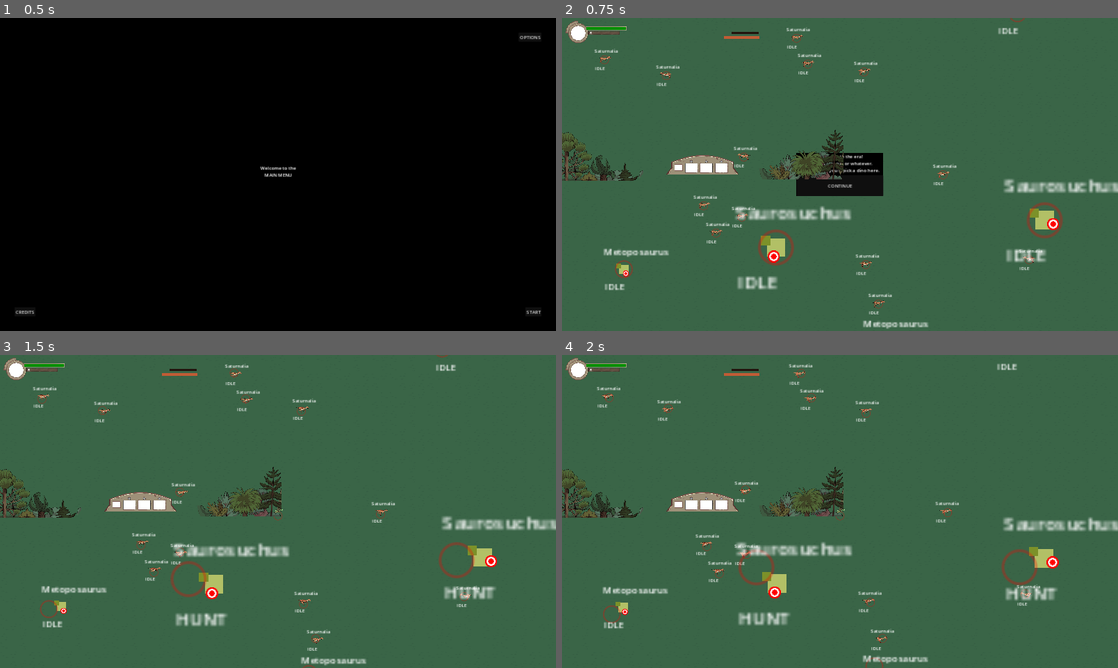
Above: before the commit, frames 1-4 (two rows, left to right).
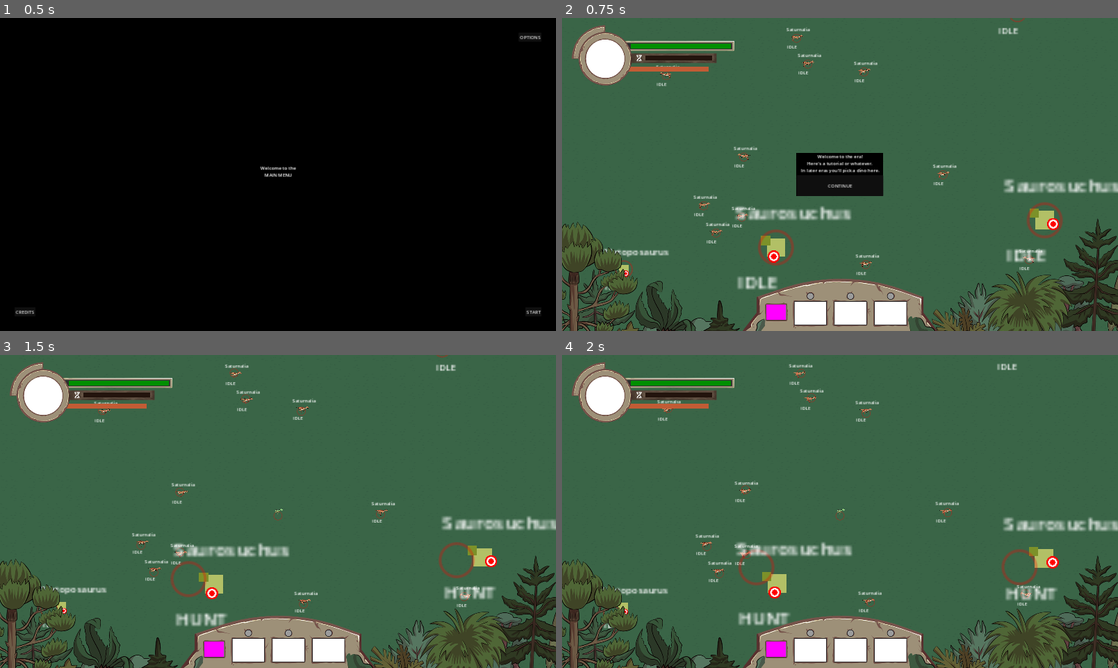
Above: after the commit, the same moments.

Repository: Enneagon/GodotGameJam2024
Game: Godot game, scene res://Scenes/main_menu.tscn
The game is run twice, just before and just after one commit, with the same random seed, the same clock (stepped at 60 frames per second) and the same inputs.
Inputs:
- Up to frame 1 (0.5 s): no input
- Up to frame 2 (0.75 s): click "START" at 0.5 s
- Up to frame 3 (1.5 s): click "CONTINUE" at 1.25 s
- Up to frame 4 (2 s): no input

Frame 1 is identical in both runs. In frame 2, 17% of the frame differs, in the area x 0-100%, y 0-100%; in frame 3, 16%; in frame 4, 16%.

Commit message:
UI rework

Diff:
--- a/Scenes/gameplay_interface.tscn
+++ b/Scenes/gameplay_interface.tscn
@@ -1,16 +1,22 @@
-[gd_scene load_steps=10 format=3 uid="uid://c0605gi3euibn"]
+[gd_scene load_steps=12 format=3 uid="uid://c0605gi3euibn"]
 
 [ext_resource type="Script" path="res://Scripts/level_interface.gd" id="1_3dpav"]
+[ext_resource type="Texture2D" uid="uid://d1yvts1td1iiv" path="res://Assets/Visuals/UI/Character_1920x1080.png" id="2_mmjxa"]
 [ext_resource type="Texture2D" uid="uid://ct5w5orw622j6" path="res://Assets/Visuals/Misc/ProgressBar.png" id="2_ugt13"]
 [ext_resource type="Texture2D" uid="uid://dn6a7phkrtcaf" path="res://Assets/Visuals/Misc/PlaceholderChoiceButton.png" id="3_88uvg"]
-[ext_resource type="Texture2D" uid="uid://cowdel0dx55xg" path="res://Assets/Visuals/UI/Character.png" id="4_xsw4p"]
-[ext_resource type="Texture2D" uid="uid://bh6w32ngn76cc" path="res://Assets/Visuals/UI/Skills.png" id="6_87t1k"]
-[ext_resource type="Texture2D" uid="uid://cjw2hk1cyogn2" path="res://Assets/Visuals/UI/Trees_Right.png" id="7_ya5ee"]
-[ext_resource type="Texture2D" uid="uid://cwf8akdnsr175" path="res://Assets/Visuals/UI/Trees_Left.png" id="8_dljnb"]
+[ext_resource type="Texture2D" uid="uid://cq8226gfgnb04" path="res://Assets/Visuals/UI/Skills_1920x1080.png" id="4_0cy1g"]
+[ext_resource type="Texture2D" uid="uid://cofcqhtvy8lrn" path="res://Assets/Visuals/UI/Trees_Left_SmallerResolution.png" id="6_7x43v"]
+[ext_resource type="Texture2D" uid="uid://dqgw4b2jbjg17" path="res://Assets/Visuals/UI/Trees_Right_SmallerResolution.png" id="7_sdvou"]
 
 [sub_resource type="ImageTexture" id="ImageTexture_4vjo2"]
 
 [sub_resource type="ImageTexture" id="ImageTexture_edcf1"]
+
+[sub_resource type="PlaceholderTexture2D" id="PlaceholderTexture2D_5jhpn"]
+size = Vector2(68, 52)
+
+[sub_resource type="PlaceholderTexture2D" id="PlaceholderTexture2D_jel0y"]
+size = Vector2(68, 52)
 
 [node name="GameplayInterface" type="Control"]
 process_mode = 3
@@ -22,17 +28,20 @@
 grow_vertical = 2
 script = ExtResource("1_3dpav")
 
-[node name="SprintEnergy" type="TextureProgressBar" parent="."]
-layout_mode = 1
-anchors_preset = 5
-anchor_left = 0.5
-anchor_right = 0.5
-offset_left = -400.0
-offset_top = 62.0
-offset_right = -272.0
-offset_bottom = 78.0
-grow_horizontal = 2
-scale = Vector2(0.940716, 0.573331)
+[node name="Character" type="TextureRect" parent="."]
+layout_mode = 0
+offset_right = 1920.0
+offset_bottom = 1080.0
+texture = ExtResource("2_mmjxa")
+
+[node name="SprintEnergy" type="TextureProgressBar" parent="Character"]
+show_behind_parent = true
+layout_mode = 0
+offset_left = 226.0
+offset_top = 168.0
+offset_right = 354.0
+offset_bottom = 184.0
+scale = Vector2(2.2, 1.1)
 max_value = 5.0
 step = 0.1
 texture_under = ExtResource("2_ugt13")
@@ -42,18 +51,13 @@
 tint_over = Color(1, 0.824116, 0.380887, 1)
 tint_progress = Color(0.757813, 0.362059, 0.207183, 1)
 
-[node name="Character" type="Sprite2D" parent="."]
-position = Vector2(360, 202)
-scale = Vector2(0.18, 0.18)
-texture = ExtResource("4_xsw4p")
-
-[node name="HPBar" type="TextureProgressBar" parent="."]
-layout_mode = 1
-offset_left = 85.0
-offset_top = 32.0
-offset_right = 213.0
-offset_bottom = 48.0
-scale = Vector2(1.0528, 0.485517)
+[node name="HPBar" type="TextureProgressBar" parent="Character"]
+layout_mode = 0
+offset_left = 237.0
+offset_top = 88.0
+offset_right = 365.0
+offset_bottom = 104.0
+scale = Vector2(2.7, 1.1)
 max_value = 3.0
 step = 0.1
 value = 3.0
@@ -64,17 +68,17 @@
 tint_over = Color(0, 1, 0, 1)
 tint_progress = Color(0, 0.56, 0, 1)
 
-[node name="HungerBar" type="TextureProgressBar" parent="."]
+[node name="HungerBar" type="TextureProgressBar" parent="Character"]
 layout_mode = 1
 anchors_preset = 5
 anchor_left = 0.5
 anchor_right = 0.5
-offset_left = -375.0
-offset_top = 47.0
-offset_right = -247.0
-offset_bottom = 63.0
-grow_horizontal = 2
-scale = Vector2(0.728842, 0.564827)
+offset_left = -673.0
+offset_top = 130.0
+offset_right = -545.0
+offset_bottom = 146.0
+grow_horizontal = 2
+scale = Vector2(1.8, 1.1)
 max_value = 5.0
 step = 0.1
 texture_under = ExtResource("2_ugt13")
@@ -84,6 +88,35 @@
 tint_over = Color(1, 0.769606, 0.460428, 1)
 tint_progress = Color(0.757813, 0.362059, 0.207183, 1)
 
+[node name="Skills" type="TextureRect" parent="."]
+layout_mode = 0
+offset_right = 40.0
+offset_bottom = 40.0
+texture = ExtResource("4_0cy1g")
+
+[node name="BiteDisplay" type="TextureProgressBar" parent="Skills"]
+layout_mode = 1
+anchors_preset = 7
+anchor_left = 0.5
+anchor_top = 1.0
+anchor_right = 0.5
+anchor_bottom = 1.0
+offset_left = -254.0
+offset_top = -91.0
+offset_right = -186.0
+offset_bottom = -39.0
+grow_horizontal = 2
+grow_vertical = 0
+max_value = 1.0
+step = 0.01
+fill_mode = 5
+texture_under = SubResource("PlaceholderTexture2D_5jhpn")
+texture_progress = SubResource("PlaceholderTexture2D_jel0y")
+tint_progress = Color(0, 0, 0, 0.588235)
+
+[node name="BiteTimer" type="Timer" parent="Skills"]
+one_shot = true
+
 [node name="RoundStartPopup1" type="Control" parent="."]
 visible = false
 layout_mode = 1
@@ -428,20 +461,13 @@
 size_flags_vertical = 3
 text = "CONTINUE"
 
-[node name="Skills" type="Sprite2D" parent="."]
-position = Vector2(485, 338)
-scale = Vector2(0.09, 0.09)
-texture = ExtResource("6_87t1k")
+[node name="TreesLeft" type="Sprite2D" parent="."]
+position = Vector2(366, 563)
+texture = ExtResource("6_7x43v")
 
 [node name="TreesRight" type="Sprite2D" parent="."]
-position = Vector2(779, 331)
-scale = Vector2(0.2, 0.2)
-texture = ExtResource("7_ya5ee")
-
-[node name="TreesLeft" type="Sprite2D" parent="."]
-position = Vector2(146, 336)
-scale = Vector2(0.2, 0.2)
-texture = ExtResource("8_dljnb")
+position = Vector2(1439, 563)
+texture = ExtResource("7_sdvou")
 
 [connection signal="pressed" from="RoundStartPopup1/Control/VBoxContainer/RoundStartButton" to="." method="_on_round_start_button_pressed"]
 [connection signal="pressed" from="RoundStartPopup2/VBoxContainer/DinoChoice1" to="." method="_on_dino_choice_1_pressed"]
--- a/Scripts/level_interface.gd
+++ b/Scripts/level_interface.gd
@@ -1,8 +1,11 @@
 extends Gameplay_Interface
 
-@onready var hunger_bar = $HungerBar
-@onready var hp_bar = $HPBar
-@onready var sprint_energy = $SprintEnergy
+@onready var hunger_bar = $Character/HungerBar
+@onready var hp_bar = $Character/HPBar
+@onready var sprint_energy = $Character/SprintEnergy
+
+@onready var biteDisplay = $Skills/BiteDisplay
+@onready var biteTimer = $Skills/BiteTimer
 var dinoChoice = 1
 var player
 
@@ -15,6 +18,7 @@
 	get_tree().paused = true
 	player = get_tree().get_nodes_in_group("Player")
 	player[0].bellyFull.connect(roundEnded)
+	player[0].skillUsedBite.connect(skillUsedBite)
 	print(GlobalVars.playerType)
 	match GlobalVars.currentLevel:
 		1:
@@ -34,6 +38,15 @@
 	hunger_bar.value = GlobalVars.hungerPoints
 	sprint_energy.max_value = GlobalVars.playerSprintEnergyMax
 	sprint_energy.value = GlobalVars.playerSprintEnergy
+
+	biteDisplay.value = biteTimer.time_left
+
+
+func skillUsedBite(resetTime):
+	biteDisplay.max_value = resetTime
+	biteTimer.wait_time = resetTime
+	print(resetTime)
+	biteTimer.start()
 
 
 func _on_round_start_button_pressed():
--- a/Scripts/player.gd
+++ b/Scripts/player.gd
@@ -36,6 +36,7 @@
 
 signal dinoSpriteChoice(animated_sprite)
 signal bellyFull
+signal skillUsedBite(resetTime)
 
 func _ready():
 	$"../CanvasLayer/GameplayInterface".roundStarted.connect(_roundStart)
@@ -173,6 +174,7 @@
 
 		targetedEnemy.takeDamage(damage, self, crit)
 		biteTimer.start()
+		skillUsedBite.emit(GlobalVars.playerAttackSpeed)
 		$PlaceholderMunch.play()
 
 func enemy_killed(enemy):
